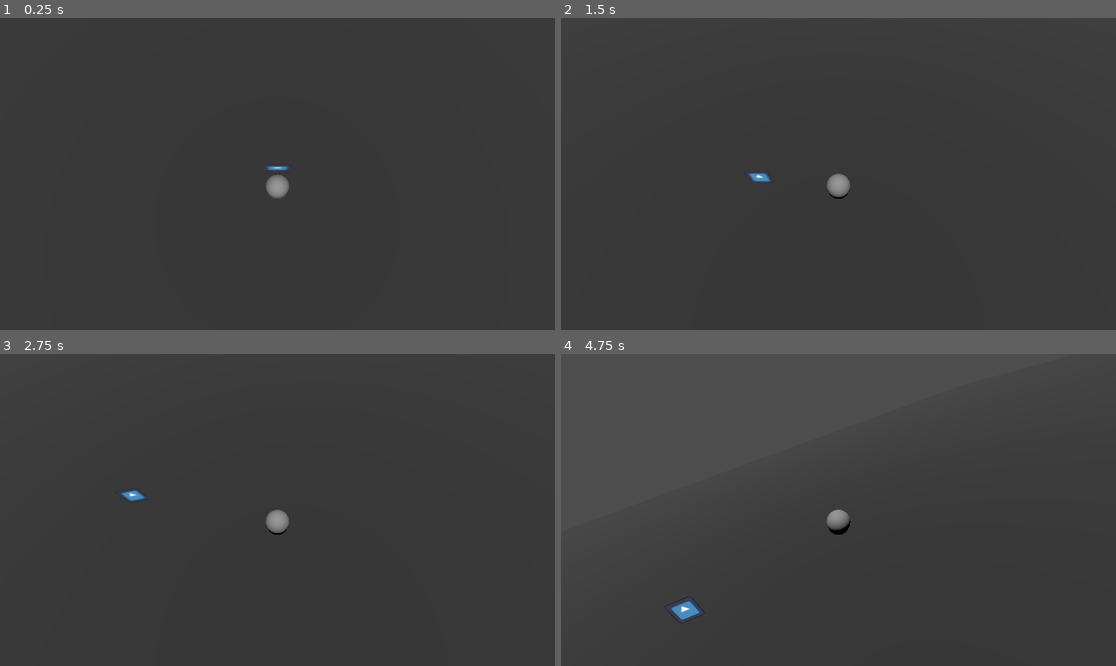
Above: before the commit, frames 1-4 (two rows, left to right).
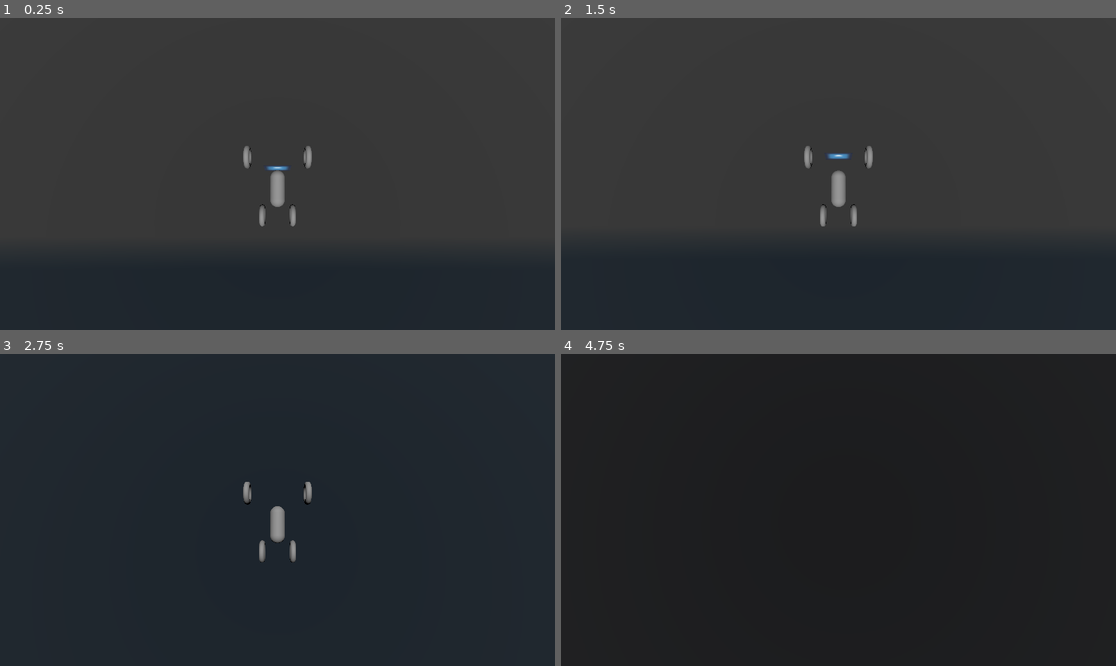
Above: after the commit, the same moments.

Repository: Flying-Hammer754/piratejam16
Game: Godot game, scene res://test_web_export.tscn
Same seed, same stepped clock (60 frames per second), same inputs: the game is played once before the commit and once after it. The engine's default icon, where the game draws it, is replaced by a stand-in: a white triangle on a blue panel in a dark square.
Inputs:
- Up to frame 1 (0.25 s): no input
- Up to frame 2 (1.5 s): tap Enter at 0.5 s; hold D (player_move_right) 0.53-1.28 s; hold Space (player_jump) 0.53-1.28 s; hold S (player_move_backwards) from 1.28 s (still down); tap F (player_fall_over) at 1.35 s
- Up to frame 3 (2.75 s): tap Space (player_jump) at 1.52, 1.55, 1.82 s; release S (player_move_backwards) at 2.03 s; hold D (player_move_right) from 2.03 s (still down); hold Space (player_jump) from 2.03 s (still down)
- Up to frame 4 (4.75 s): release D (player_move_right) at 2.78 s; release Space (player_jump) at 2.78 s; hold W (player_move_forward) 2.78-3.53 s; tap F (player_fall_over) at 2.85, 4.35 s; tap Space (player_jump) at 3.02, 3.05, 3.32, 4.52, 4.55 s; hold Space (player_jump) 3.53-4.28 s; hold A (player_move_left) from 3.53 s (still down)

The runs differ from the first frame. In frame 1, 19% of the frame differs, in the area x 0-100%, y 40-100%; in frame 2, 19%; in frame 3, 93%; in frame 4, 100%, in the area x 0-100%, y 0-100%.

Commit message:
Add VehicleBody-based player controller

Diff:
--- /dev/null
+++ b/player_vehicle.gd
@@ -0,0 +1,39 @@
+# TODO: figure out how to fix the cars handling
+
+extends VehicleBody3D
+
+@export var speed: float = 15
+@export var acceleration: float = 0.2
+@export var brake_speed: float = 0.2
+@export var brake_force: float = 100
+@export var steer_speed: float = 0.2
+
+# Called when the node enters the scene tree for the first time.
+func _ready() -> void:
+	set_center_of_mass(Vector3.ZERO)
+
+
+# Called every frame. 'delta' is the elapsed time since the previous frame.
+func _process(delta: float) -> void:
+	pass
+
+func _physics_process(delta: float) -> void:
+	# steering is in radians
+	steering = Input.get_axis("player_move_right", "player_move_left") * PI
+	#if steering > Input.get_axis("player_move_right", "player_move_left") * PI - 0.2:
+		#steering = Input.get_axis("player_move_right", "player_move_left") * PI
+	#else: if steering < Input.get_axis("player_move_right", "player_move_left") * PI / 10:
+		#steering = 0
+	engine_force = Input.get_axis("player_move_forward", "player_move_backwards") * speed
+	#if engine_force > Input.get_axis("player_move_forward", "player_move_backwards") * speed - speed / 8:
+		#engine_force = Input.get_axis("player_move_forward", "player_move_backwards") * speed
+	#else: if engine_force < speed / 10:
+		#engine_force = 0
+	if Input.is_action_pressed("player_jump"):
+		brake = lerp(brake, brake_force, brake_speed)
+		#if brake > brake_force - brake_force / 8:
+			#brake = brake_force
+	else:
+		brake = 0.0
+		#if brake < brake_force / 10:
+			#brake = 0
--- /dev/null
+++ b/player_vehicle.tscn
@@ -0,0 +1,80 @@
+[gd_scene load_steps=5 format=3 uid="uid://cs6wcsjpx2h8k"]
+
+[ext_resource type="Script" path="res://player_vehicle.gd" id="1_qdl5d"]
+
+[sub_resource type="BoxShape3D" id="BoxShape3D_qhphk"]
+size = Vector3(0.75, 0.75, 1.75)
+
+[sub_resource type="CapsuleMesh" id="CapsuleMesh_xouck"]
+radius = 0.35
+height = 1.75
+
+[sub_resource type="TorusMesh" id="TorusMesh_d1qhw"]
+
+[node name="VehicleBody3D" type="VehicleBody3D"]
+mass = 50.0
+script = ExtResource("1_qdl5d")
+
+[node name="CollisionShape3D" type="CollisionShape3D" parent="."]
+transform = Transform3D(1, 0, 0, 0, 1, 0, 0, 0, 1, 0, 0.4, 0)
+shape = SubResource("BoxShape3D_qhphk")
+
+[node name="MeshInstance3D" type="MeshInstance3D" parent="."]
+transform = Transform3D(1, 0, 0, 0, -4.37114e-08, -1, 0, 1, -4.37114e-08, 0, 0.4, 0)
+mesh = SubResource("CapsuleMesh_xouck")
+
+[node name="AudioListener3D" type="AudioListener3D" parent="."]
+
+[node name="Camera3D" type="Camera3D" parent="."]
+transform = Transform3D(1, 0, 0, 0, 0.173648, 0.984808, 0, -0.984808, 0.173648, 0, 10, 1)
+current = true
+
+[node name="BackLeftWheel" type="VehicleWheel3D" parent="."]
+transform = Transform3D(1, 0, 0, 0, 1, 0, 0, 0, 1, 0.7, 0.5, 1.25)
+use_as_traction = true
+wheel_roll_influence = 1.0
+wheel_friction_slip = 18.0
+damping_compression = 0.3
+damping_relaxation = 0.5
+
+[node name="MeshInstance3D" type="MeshInstance3D" parent="BackLeftWheel"]
+transform = Transform3D(-2.18557e-08, -0.5, 0, 0.5, -2.18557e-08, 0, 0, 0, 0.5, 0, 0, 0)
+mesh = SubResource("TorusMesh_d1qhw")
+
+[node name="BackRightWheel" type="VehicleWheel3D" parent="."]
+transform = Transform3D(1, 0, 0, 0, 1, 0, 0, 0, 1, -0.7, 0.5, 1.25)
+use_as_traction = true
+wheel_roll_influence = 1.0
+wheel_friction_slip = 18.0
+damping_compression = 0.3
+damping_relaxation = 0.5
+
+[node name="MeshInstance3D" type="MeshInstance3D" parent="BackRightWheel"]
+transform = Transform3D(-2.18557e-08, -0.5, 0, 0.5, -2.18557e-08, 0, 0, 0, 0.5, 0, 0, 0)
+mesh = SubResource("TorusMesh_d1qhw")
+
+[node name="FrontLeftWheel" type="VehicleWheel3D" parent="."]
+transform = Transform3D(1, 0, 0, 0, 1, 0, 0, 0, 1, -1.3, 1.5, -1.25)
+use_as_steering = true
+wheel_roll_influence = 1.0
+wheel_rest_length = 0.05
+wheel_friction_slip = 20.0
+damping_compression = 0.3
+damping_relaxation = 0.5
+
+[node name="MeshInstance3D" type="MeshInstance3D" parent="FrontLeftWheel"]
+transform = Transform3D(-2.18557e-08, -0.5, 0, 0.5, -2.18557e-08, 0, 0, 0, 0.5, 0, 0, 0)
+mesh = SubResource("TorusMesh_d1qhw")
+
+[node name="FrontRightWheel" type="VehicleWheel3D" parent="."]
+transform = Transform3D(1, 0, 0, 0, 1, 0, 0, 0, 1, 1.3, 1.5, -1.25)
+use_as_steering = true
+wheel_roll_influence = 1.0
+wheel_rest_length = 0.05
+wheel_friction_slip = 20.0
+damping_compression = 0.3
+damping_relaxation = 0.5
+
+[node name="MeshInstance3D" type="MeshInstance3D" parent="FrontRightWheel"]
+transform = Transform3D(-2.18557e-08, -0.5, 0, 0.5, -2.18557e-08, 0, 0, 0, 0.5, 0, 0, 0)
+mesh = SubResource("TorusMesh_d1qhw")
--- a/test_web_export.tscn
+++ b/test_web_export.tscn
@@ -1,13 +1,14 @@
 [gd_scene load_steps=6 format=3 uid="uid://cif3h1xr723vl"]
 
 [ext_resource type="Texture2D" uid="uid://ltrhgornomel" path="res://icon.svg" id="1_yuen3"]
-[ext_resource type="PackedScene" uid="uid://d4kt434187hen" path="res://player.tscn" id="2_s0y6r"]
+[ext_resource type="PackedScene" uid="uid://cs6wcsjpx2h8k" path="res://player_vehicle.tscn" id="2_yf4kf"]
 
 [sub_resource type="BoxShape3D" id="BoxShape3D_j3hnp"]
 size = Vector3(100, 1, 100)
 
 [sub_resource type="StandardMaterial3D" id="StandardMaterial3D_urd1m"]
 albedo_color = Color(0.190762, 0.190762, 0.190762, 1)
+albedo_texture = ExtResource("1_yuen3")
 
 [sub_resource type="PlaneMesh" id="PlaneMesh_6ie7x"]
 
@@ -16,14 +17,6 @@
 [node name="Sprite3D" type="Sprite3D" parent="."]
 transform = Transform3D(1, 0, 0, 0, 1, 0, 0, 0, 1, 0, 0, -1)
 texture = ExtResource("1_yuen3")
-
-[node name="RigidBody3D" parent="." node_paths=PackedStringArray("ground") instance=ExtResource("2_s0y6r")]
-center_of_mass_mode = 1
-lock_rotation = false
-angular_damp_mode = 1
-angular_damp = 27.36
-airspeed = 10.0
-ground = NodePath("../Ground")
 
 [node name="Ground" type="StaticBody3D" parent="."]
 transform = Transform3D(1, 0, 0, 0, 1, 0, 0, 0, 1, 0, -1, 0)
@@ -38,3 +31,12 @@
 
 [node name="DirectionalLight3D" type="DirectionalLight3D" parent="."]
 transform = Transform3D(1, 0, 0, 0, 0.258819, 0.965926, 0, -0.965926, 0.258819, 0, 0, 0)
+
+[node name="VehicleBody3D" parent="." instance=ExtResource("2_yf4kf")]
+mass = 24000.0
+center_of_mass_mode = 1
+speed = 768000.0
+acceleration = 1.0
+brake_speed = 1.0
+brake_force = 200.0
+steer_speed = 1.0
